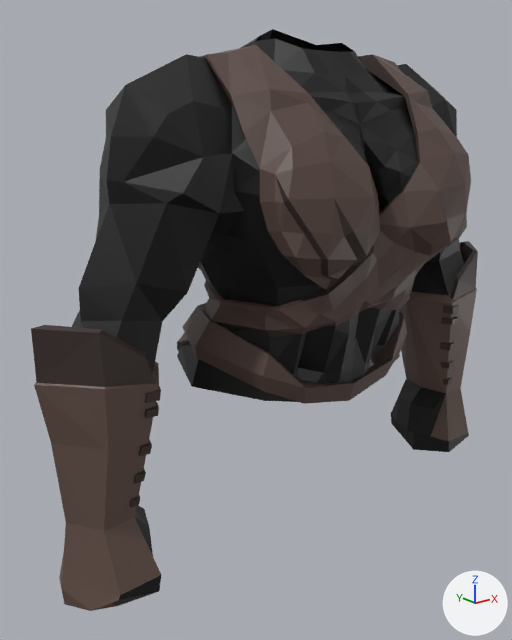
Before and after pictures for a commit that changed the COLLADA model Chr/BodyParts/FemaleWarriorChest.dae.
Both versions are drawn from a 50 mm camera at (-4.23, -4.57, 6.37) aimed at (-0.39, 0.23, 4.45). Every picture has the same lights, and +X, +Y and +Z are marked at lower right. Vertices at the same position are counted once.

In view in the first picture: 'FemaleChest'.
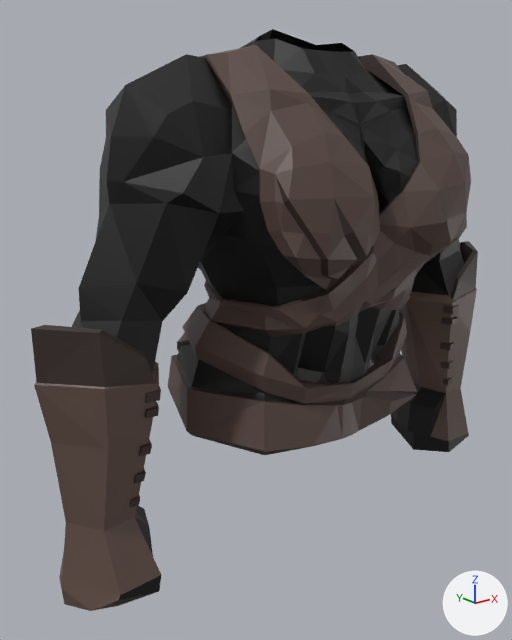
The change, as a diff of the scene's bpy script:
```diff
--- a/Chr/BodyParts/FemaleWarriorChest.dae.py
+++ b/Chr/BodyParts/FemaleWarriorChest.dae.py
@@ me_untitled_013 @@
 # used by ob_femalechest; location = (0.0, 0.0, 0.0)
-me_untitled_013.from_pydata(...)  # 1115 vertices, 1928 faces; spans x -2.53..2.53, y -1.16..1.18, z 2.41..6.94
+me_untitled_013.from_pydata(...)  # 1167 vertices, 2027 faces; spans x -2.53..2.53, y -1.16..1.18, z 2.41..6.94
+# me_untitled_013 part 1
+# 4 faces are deleted
+# 52 vertices are added at x -1.25..1.26, y -0.68..1.02, z 3.48..4.04
+# 103 new faces join them
 me_untitled_013.materials.append(mat_vertex_colours)
```

Pixel boxes (x1, y1, x2, y2) of what changed, in the pictures (512 x 640 px):
part 1 of me_untitled_013, built on
    before: (338, 365, 365, 383)
    after: (168, 353, 417, 455)
